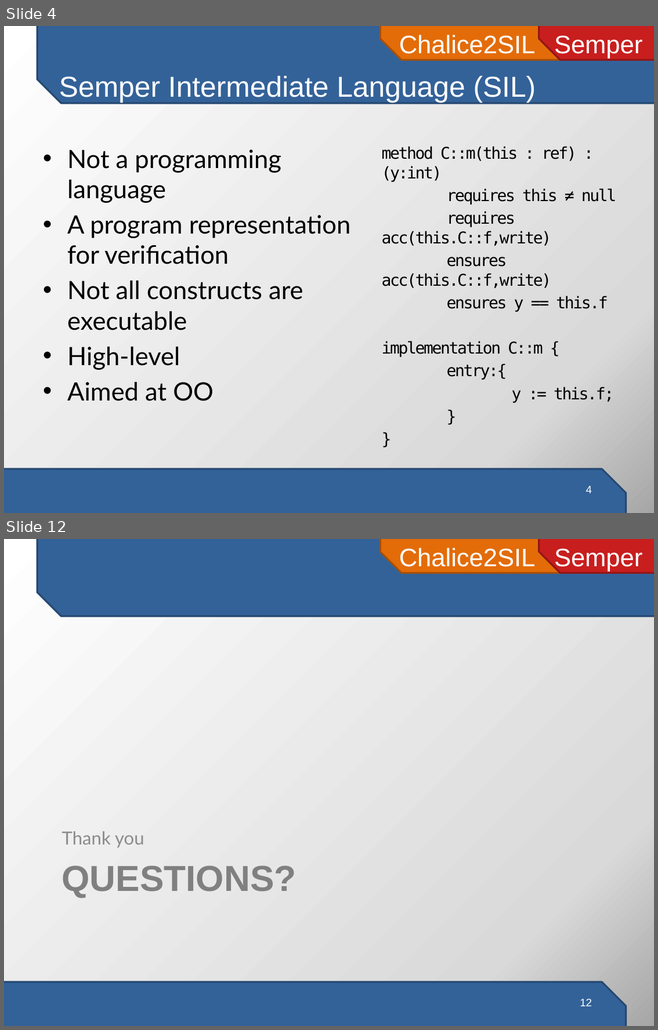
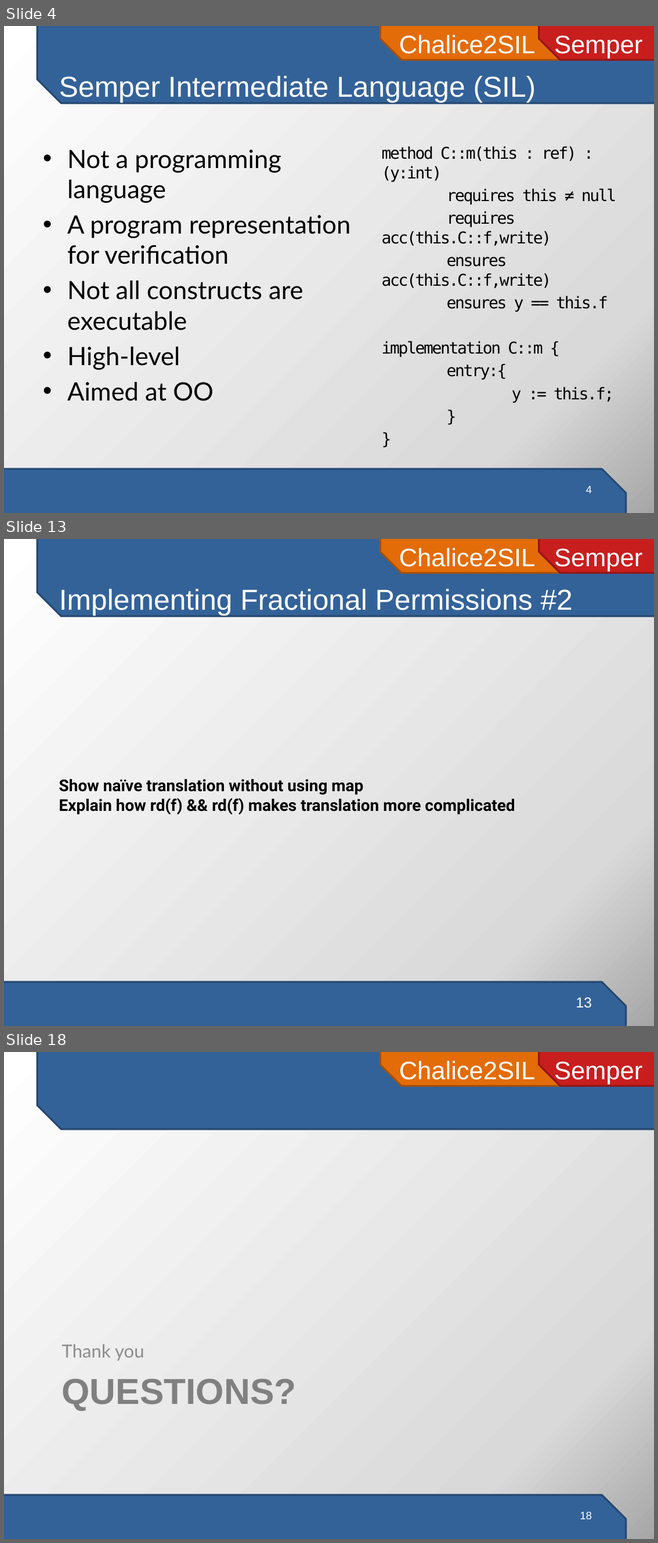
Before and after one commit to viperproject/chalice2silver, a slide deck: chalice2sil/doc/presentation/chalice2sil-presentation.pptx. Shown one above the other, each under a label of ours: slides 4 and 12 before the commit, slides 4, 13 and 18 after it; the slides between them are not shown. The pictures are 658x1030 and 658x1543 pixels, drawn with LibreOffice and Linux fonts; fonts in the diff are those of the drawing. Boxes give left, top, right and bottom in pixels: in the first picture for what was removed or moved away, otherwise in the second. Text is boxed around its words. In the diff, an @@ line names an element or a change of style, - is before the commit and + after.

```diff
--- a/chalice2sil/doc/presentation/chalice2sil-presentation.pptx
+++ b/chalice2sil/doc/presentation/chalice2sil-presentation.pptx
@@ slide 13 added at [4, 539, 654, 1026], background gradient #FFFFFF to #D9D9D9 to #A6A6A6; not listed: 4 template elements that a slide beside it also shows @@
@@ title added at [59, 589, 572, 616], 32 pt, text #FFFFFF @@
+Implementing Fractional Permissions #2
@@ text added at [59, 779, 514, 815], 18 pt, text #000000, bold @@
+Show naïve translation without using map
+Explain how rd(f) && rd(f) makes translation more complicated
@@ page number added at [575, 997, 592, 1008], 16 pt, text #FFFFFF @@
+13
@@ what was slide 12 is now slide 18 @@
@@ page number at [579, 1512, 592, 1519]: text changed @@
-12
+18
```
Also in this commit, not shown: 2 slides changed, 11 other slides added, 1 other file.
